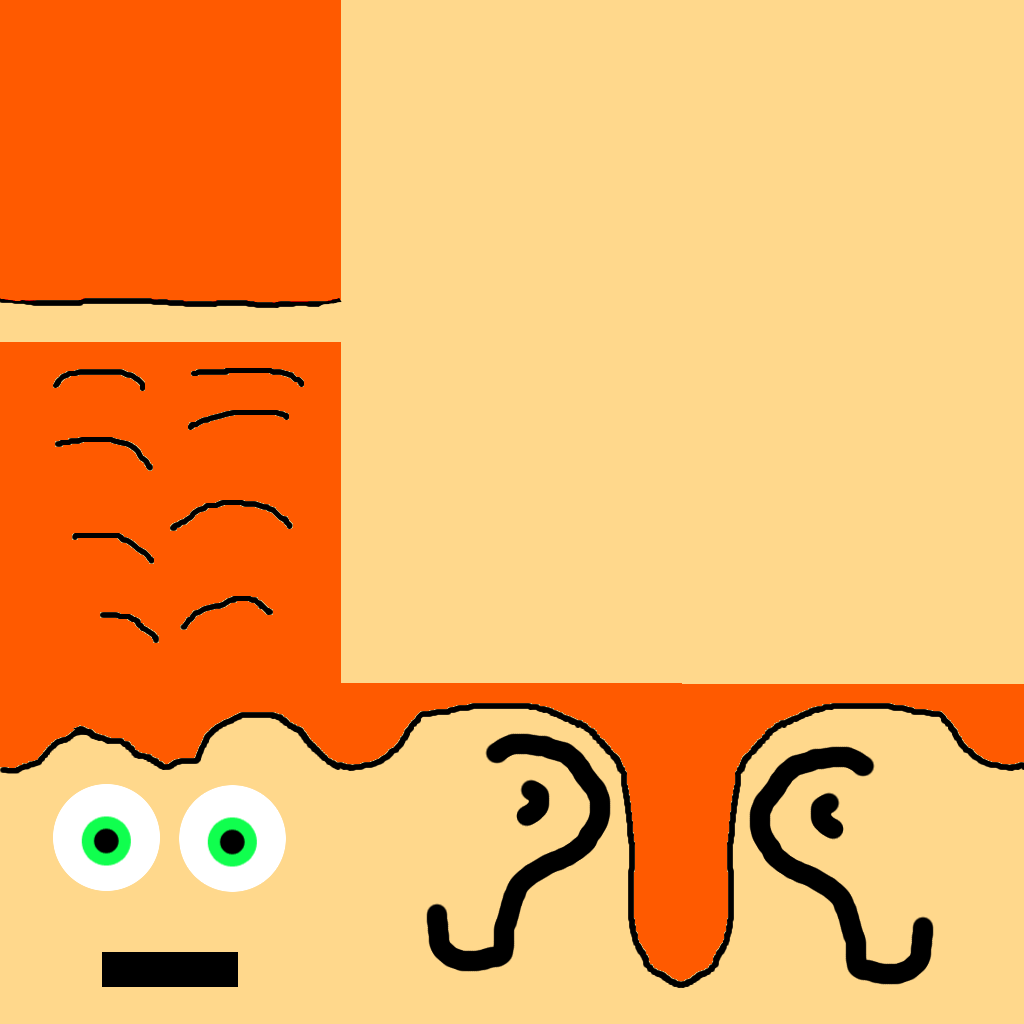
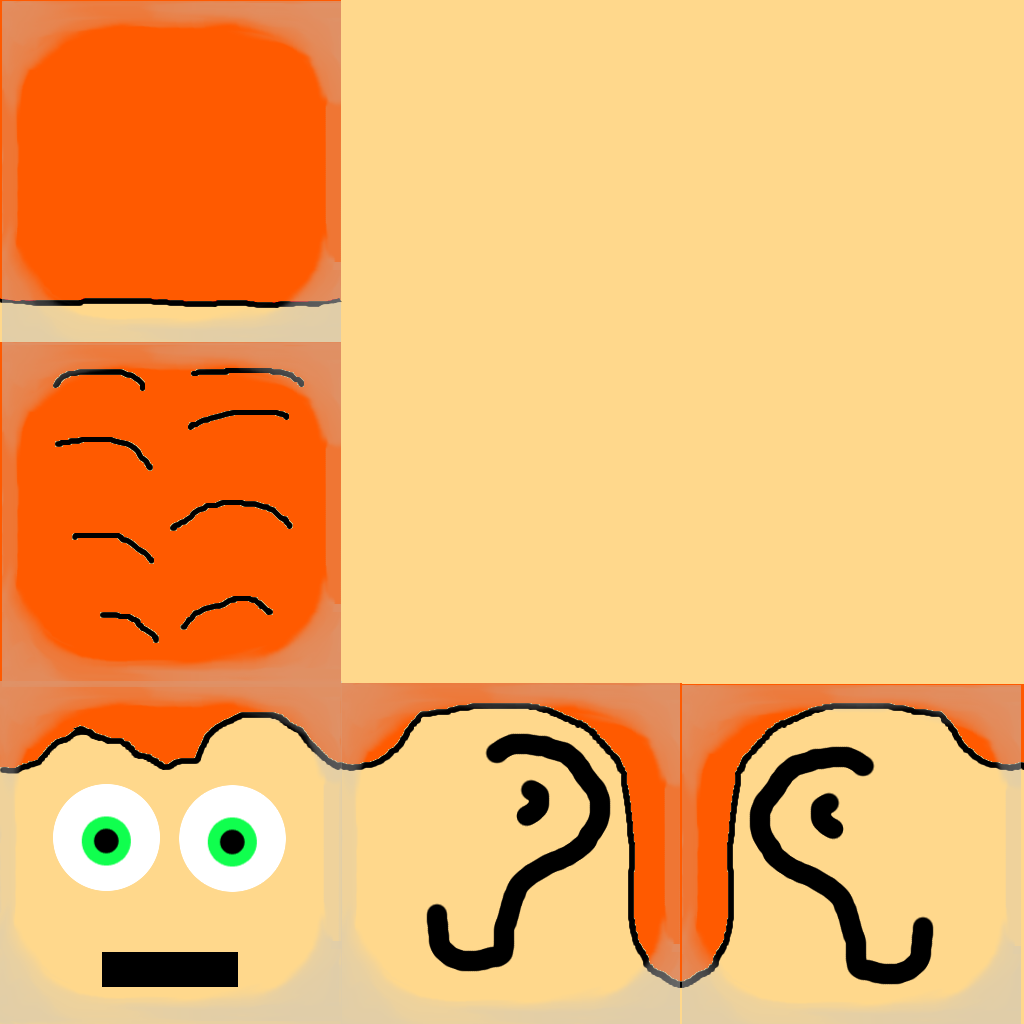
Comparing the layer stacks of the two 1024×1024 images. Changes:
added layer "depth copy" above "depth" over [0, 1, 1021, 1024]
